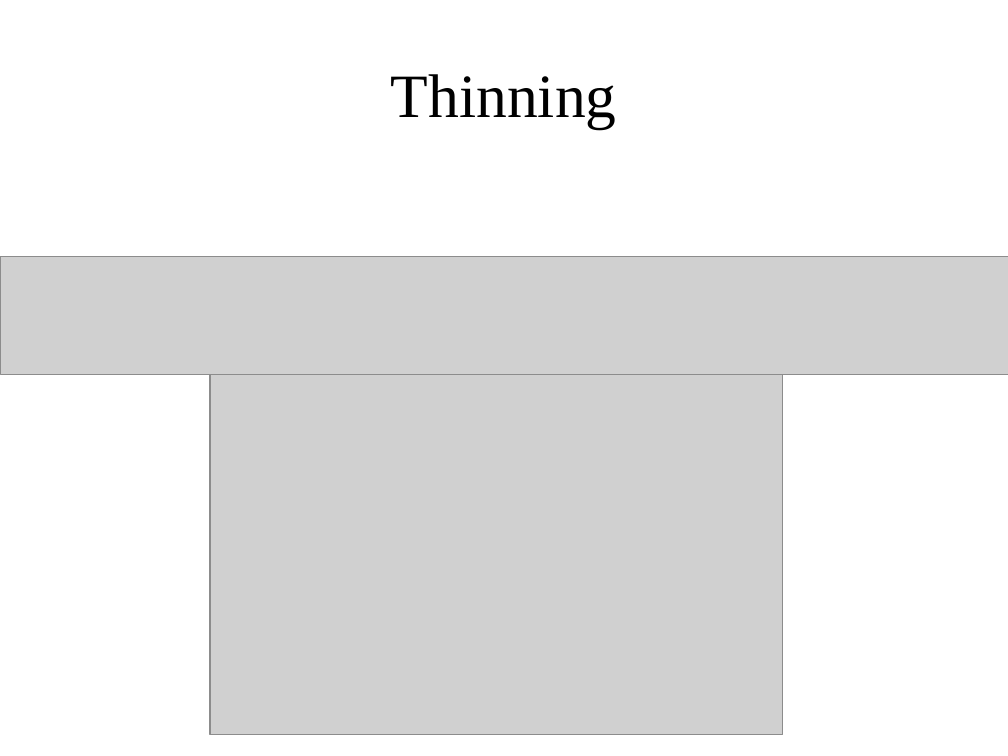
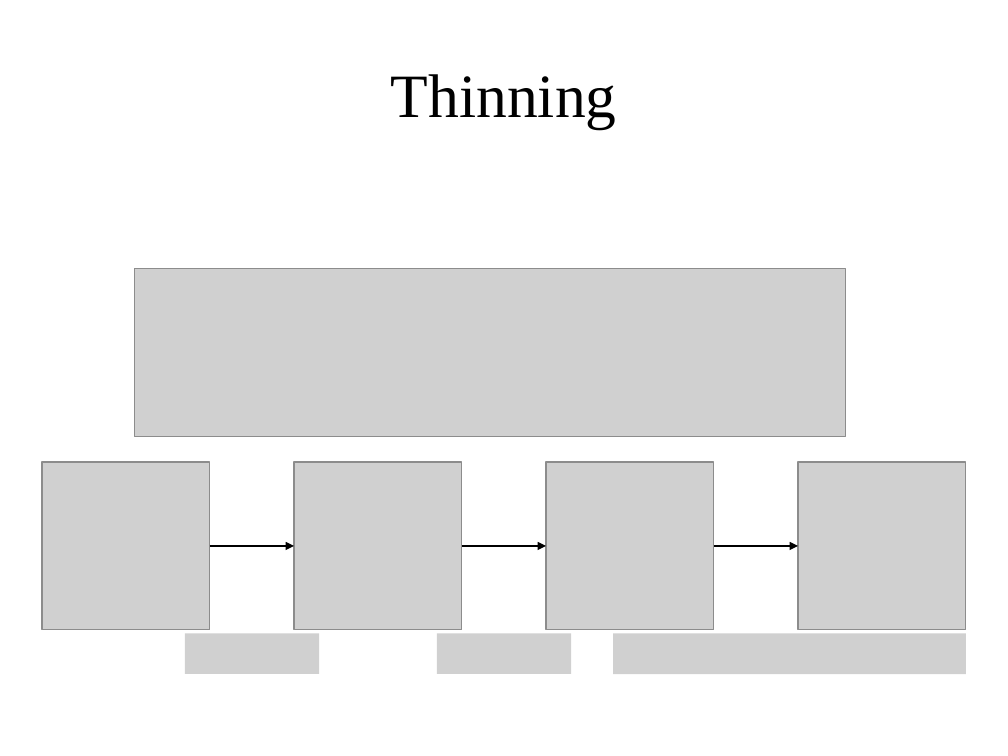
Before and after one commit to ChristianSieh/PointProcessing, a slide deck: slide 5 of Images/Presentation/Presentation1.pptx. Drawn at 1008x756 pixels with LibreOffice and Linux fonts; fonts in the diff are those of the drawing; grey boxes stand for pictures. Boxes give left, top, right and bottom in pixels: in the first picture for what was removed or moved away, otherwise in the second. Text is boxed around its words. In the diff, an @@ line names an element or a change of style, - is before the commit and + after.

```diff
--- a/Images/Presentation/Presentation1.pptx
+++ b/Images/Presentation/Presentation1.pptx
@@ picture removed at (x1=1, y1=256, x2=1008, y2=374) @@
@@ picture added at (x1=134, y1=269, x2=845, y2=437) @@
@@ picture removed at (x1=210, y1=374, x2=782, y2=735) @@
@@ picture added at (x1=42, y1=462, x2=211, y2=630) @@
@@ picture added at (x1=294, y1=462, x2=463, y2=630) @@
@@ picture added at (x1=546, y1=462, x2=715, y2=630) @@
@@ picture added at (x1=798, y1=462, x2=967, y2=630) @@
@@ arrow added from (210, 546) to (294, 546), #000000 1.5 pt @@
@@ arrow added from (462, 546) to (546, 546), #000000 1.5 pt @@
@@ arrow added from (714, 546) to (798, 546), #000000 1.5 pt @@
@@ picture added at (x1=184, y1=633, x2=319, y2=673) @@
@@ picture added at (x1=436, y1=633, x2=571, y2=673) @@
@@ picture added at (x1=613, y1=634, x2=966, y2=674) @@
```
Also in this commit, not shown: 3 other slides changed, 3 other files.
